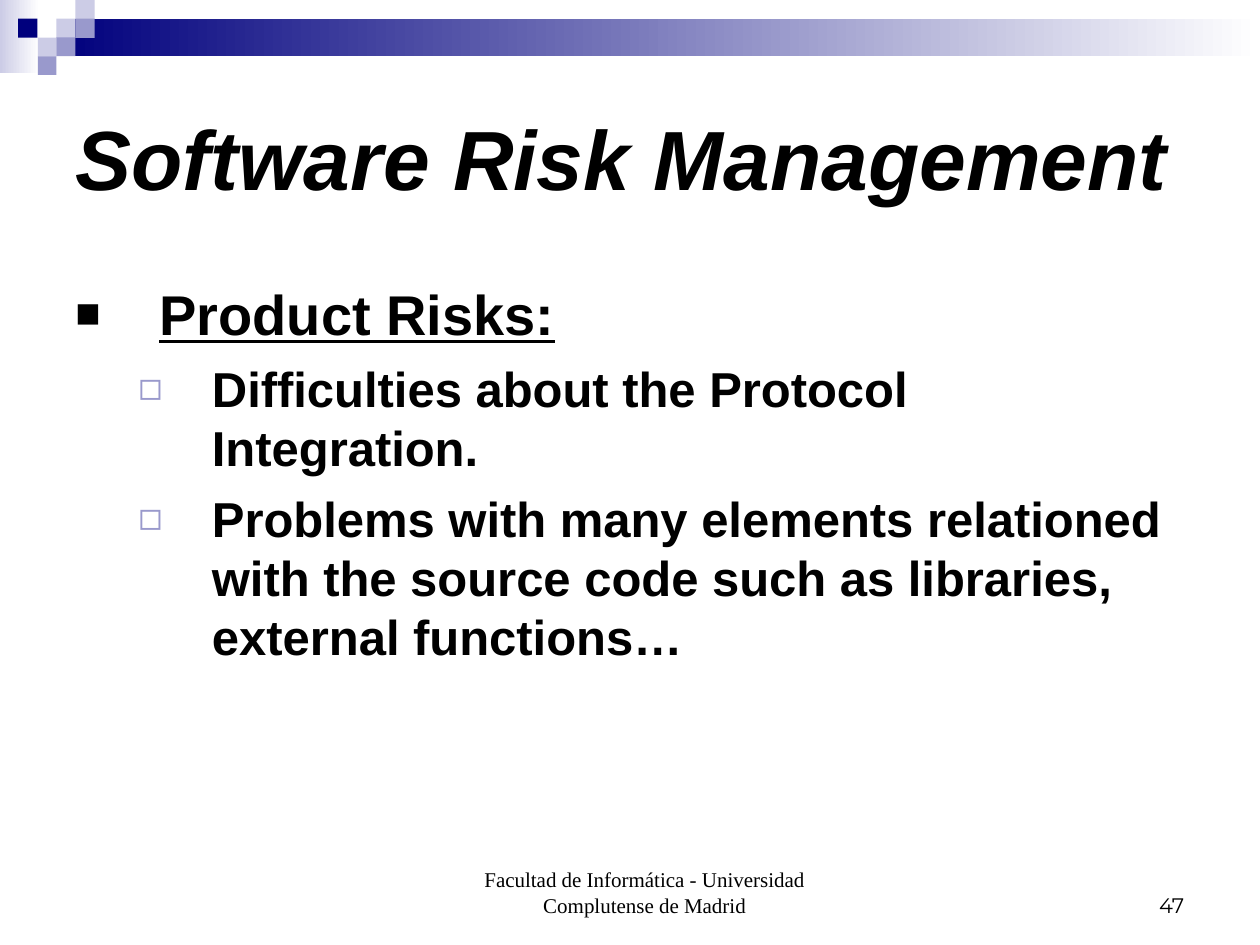
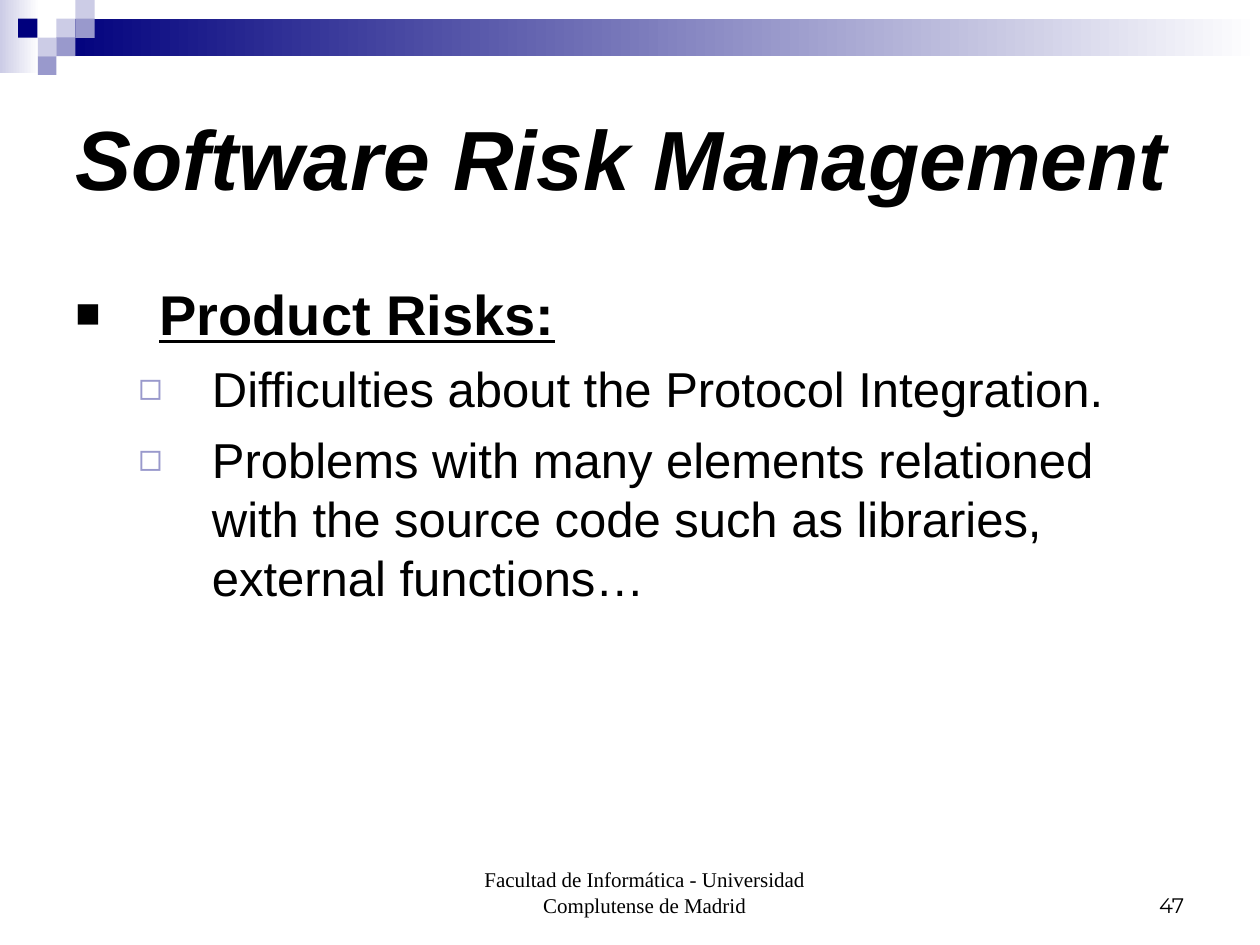
Before and after one commit to salcedonia/egorilla-software-engineering-2008-2009, a slide deck: slide 47 of doc/PresentacionIS.ppt. Drawn at 1260x945 pixels with LibreOffice and Linux fonts; fonts in the diff are those of the drawing. Boxes give left, top, right and bottom in pixels: in the first picture for what was removed or moved away, otherwise in the second. Text is boxed around its words. In the diff, an @@ line names an element or a change of style, - is before the commit and + after.

```diff
--- a/doc/PresentacionIS.ppt
+++ b/doc/PresentacionIS.ppt
@@ text at <box>212,371,1103,597</box>: bold off @@
```
Also in this commit, not shown: 1 other slide changed.
